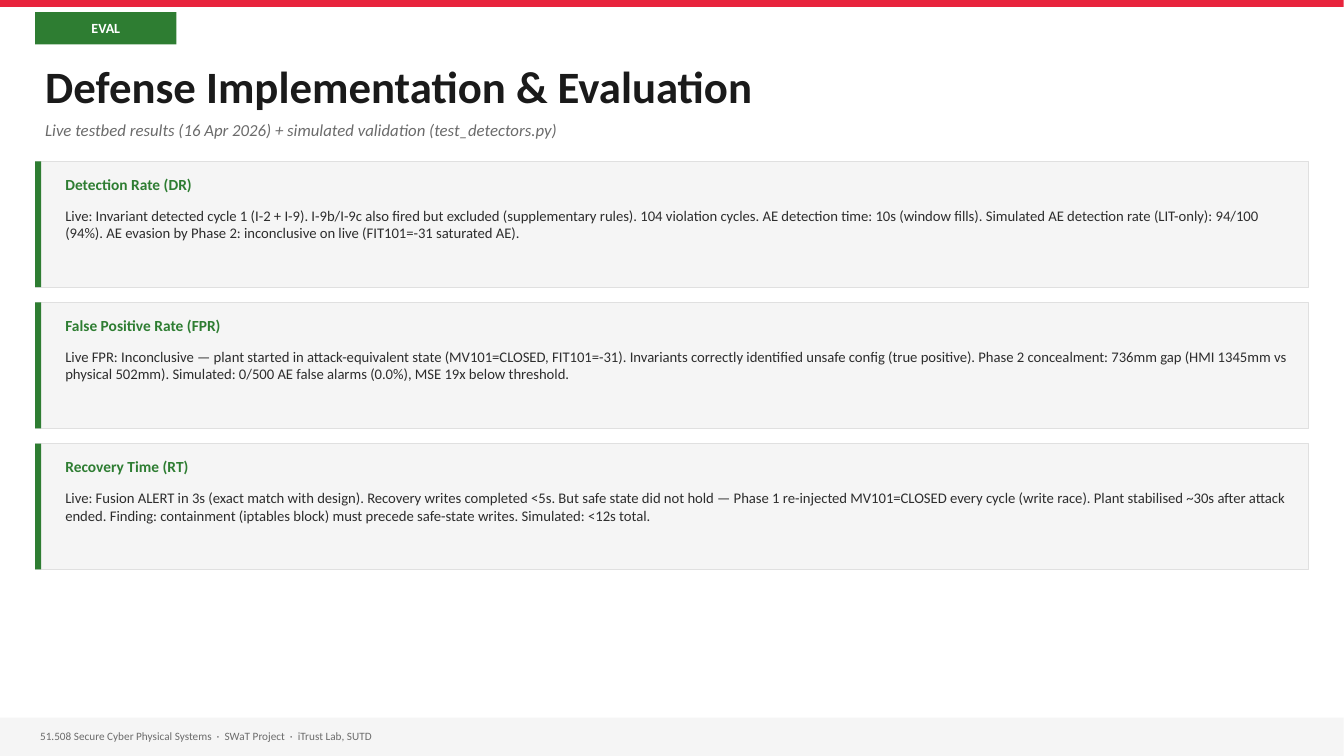
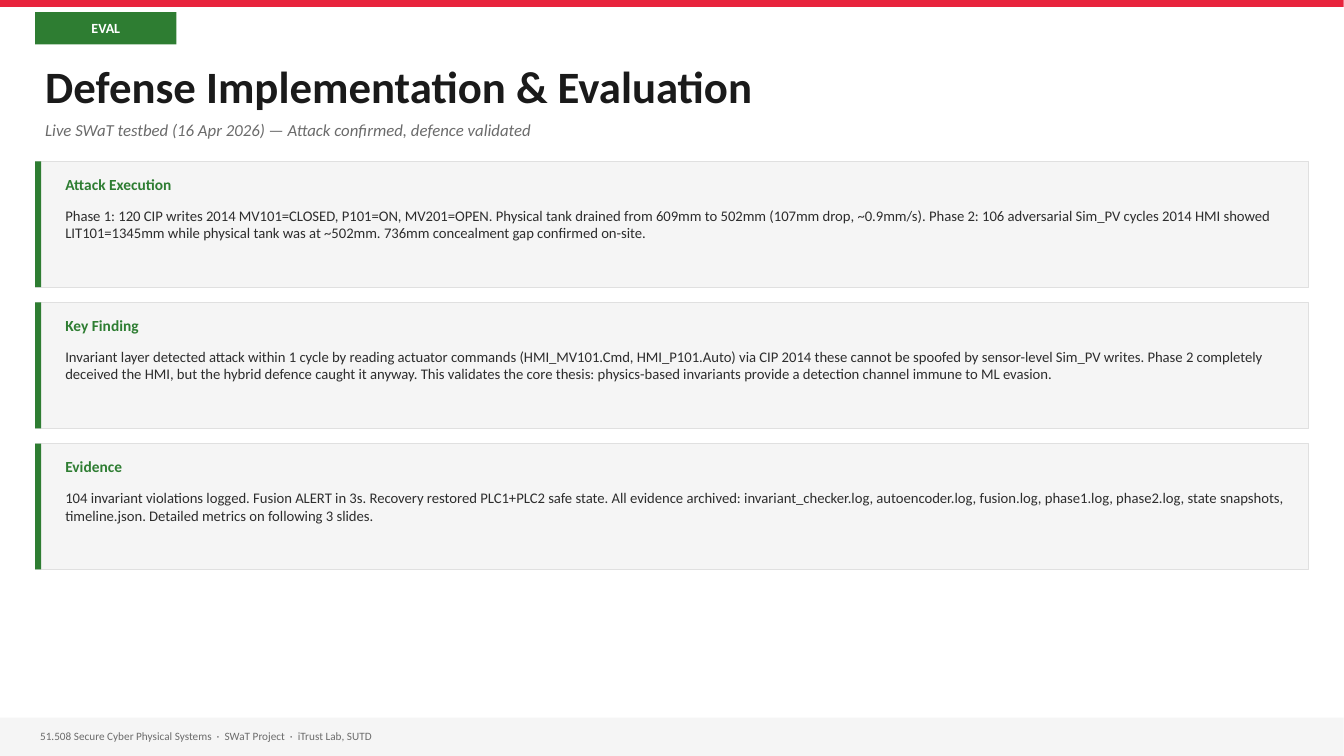
Before and after one commit to kinwee/swat-cps-project, a slide deck: slide 28 of slides/swat_sutd.pptx. Drawn at 1344x756 pixels with LibreOffice and Linux fonts; fonts in the diff are those of the drawing. Boxes give left, top, right and bottom in pixels: in the first picture for what was removed or moved away, otherwise in the second. Text is boxed around its words. In the diff, an @@ line names an element or a change of style, - is before the commit and + after.

Commit message:
docs: add detailed DR/FPR/RT slides + expanded report evaluation
Slides (49 → 52 slides):
- Slide 28: Summary overview (attack execution, key finding, evidence)
- Slide 29 (new): Detection Rate — invariant 1s, AE 10s/94%, I-9b/I-9c excluded
- Slide 30 (new): False Positive Rate — live inconclusive, simulated 0%, interpretation
- Slide 31 (new): Recovery Time — fusion 3s exact match, write race finding

Report Live Testbed Evaluation:
- 3 formatted tables (DR/FPR/RT) with Expected vs Live vs Simulated
- Write race finding: recovery fought Phase 1 concurrently
- Containment prerequisite: iptables must block before safe-state holds
- I-9b/I-9c excluded from primary detection claim
- AE saturation caveat + LIT-only remediation documented

```diff
--- a/slides/swat_sutd.pptx
+++ b/slides/swat_sutd.pptx
@@ text at [45,124,531,139]: text changed @@
-Live testbed results (16 Apr 2026) + simulated validation (test_detectors.py)
+Live SWaT testbed (16 Apr 2026) — Attack confirmed, defence validated
@@ text at [65,179,171,190]: text changed @@
-Detection Rate (DR)
+Attack Execution
@@ text at [65,210,1270,241]: text changed @@
-Live: Invariant detected cycle 1 (I-2 + I-9). I-9b/I-9c also fired but excluded (supplementary rules). 104 violation cycles. AE detection time: 10s (window fills). Simulated AE detection rate (LIT-only): 94/100 (94%). AE evasion by Phase 2: inconclusive on live (FIT101=-31 saturated AE).
+Phase 1: 120 CIP writes 2014 MV101=CLOSED, P101=ON, MV201=OPEN. Physical tank drained from 609mm to 502mm (107mm drop, ~0.9mm/s). Phase 2: 106 adversarial Sim_PV cycles 2014 HMI showed LIT101=1345mm while physical tank was at ~502mm. 736mm concealment gap confirmed on-site.
@@ text at [65,320,139,334]: text changed @@
-False Positive Rate (FPR)
+Key Finding
@@ text at [65,351,1263,382]: text changed @@
-Live FPR: Inconclusive — plant started in attack-equivalent state (MV101=CLOSED, FIT101=-31). Invariants correctly identified unsafe config (true positive). Phase 2 concealment: 736mm gap (HMI 1345mm vs physical 502mm). Simulated: 0/500 AE false alarms (0.0%), MSE 19x below threshold.
+Invariant layer detected attack within 1 cycle by reading actuator commands (HMI_MV101.Cmd, HMI_P101.Auto) via CIP 2014 these cannot be spoofed by sensor-level Sim_PV writes. Phase 2 completely deceived the HMI, but the hybrid defence caught it anyway. This validates the core thesis: physics-based invariants provide a detection channel immune to ML evasion.
@@ text at [65,461,122,472]: text changed @@
-Recovery Time (RT)
+Evidence
@@ text at [65,492,1283,524]: text changed @@
-Live: Fusion ALERT in 3s (exact match with design). Recovery writes completed <5s. But safe state did not hold — Phase 1 re-injected MV101=CLOSED every cycle (write race). Plant stabilised ~30s after attack ended. Finding: containment (iptables block) must precede safe-state writes. Simulated: <12s total.
+104 invariant violations logged. Fusion ALERT in 3s. Recovery restored PLC1+PLC2 safe state. All evidence archived: invariant_checker.log, autoencoder.log, fusion.log, phase1.log, phase2.log, state snapshots, timeline.json. Detailed metrics on following 3 slides.
```
Also in this commit, not shown: 3 slides added.
